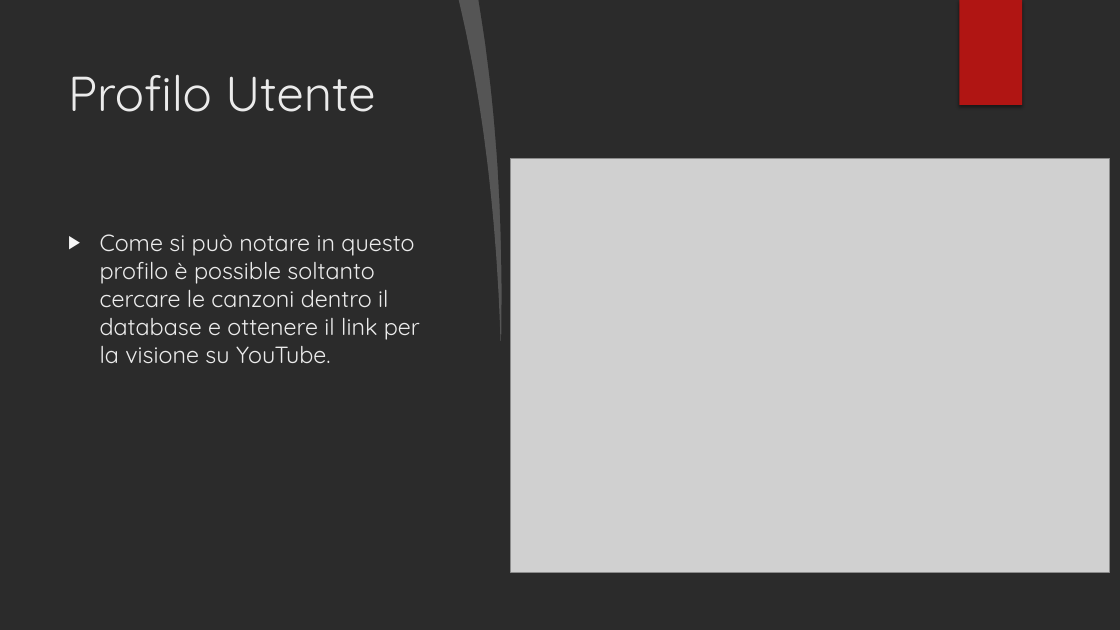
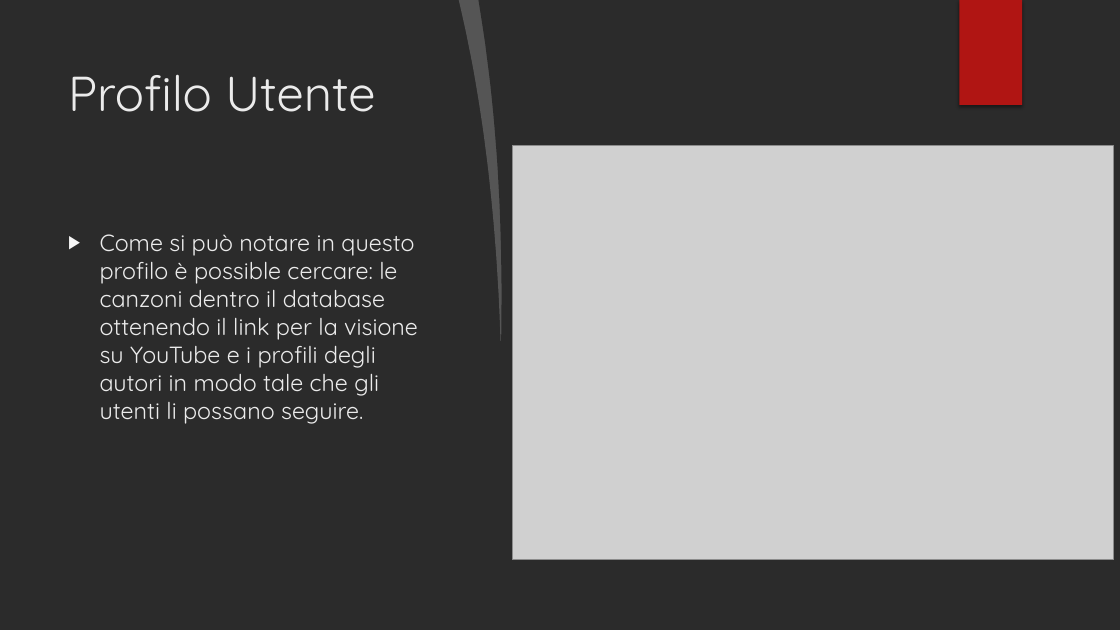
Before and after one commit to TheOfficialDragone/Progetto-Unipr-database, a slide deck: slide 6 of Documentazione/Presentazione progetto.pptx. Drawn at 1120x630 pixels with LibreOffice and Linux fonts; fonts in the diff are those of the drawing; grey boxes stand for pictures; background and template pictures are left out; a plain dark background stands for a picture behind light text. Boxes give left, top, right and bottom in pixels: in the first picture for what was removed or moved away, otherwise in the second. Text is boxed around its words. In the diff, an @@ line names an element or a change of style, - is before the commit and + after.

```diff
--- a/Documentazione/Presentazione progetto.pptx
+++ b/Documentazione/Presentazione progetto.pptx
@@ picture: place and size @@
-picture at [510,159,1110,572]
+picture at [513,145,1113,560]
@@ ellipse removed at [791,154,1049,413] @@
@@ text at [100,234,418,424]: text changed @@
-▶ Come si può notare in questo profilo è possible soltanto cercare le canzoni dentro il database e ottenere il link per la visione su YouTube.
+▶ Come si può notare in questo profilo è possible cercare: le canzoni dentro il database ottenendo il link per la visione su YouTube e i profili degli autori in modo tale che gli utenti li possano seguire.
```
Also in this commit, not shown: 13 other files.
